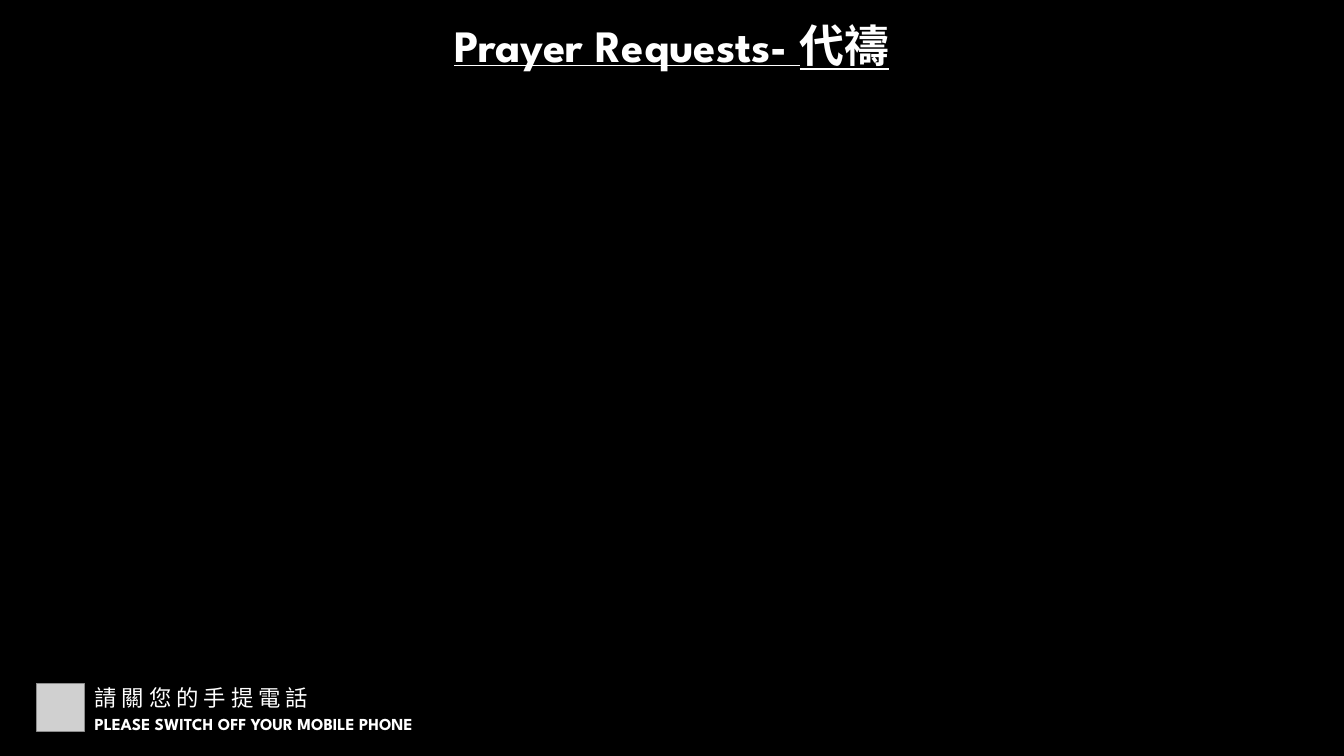
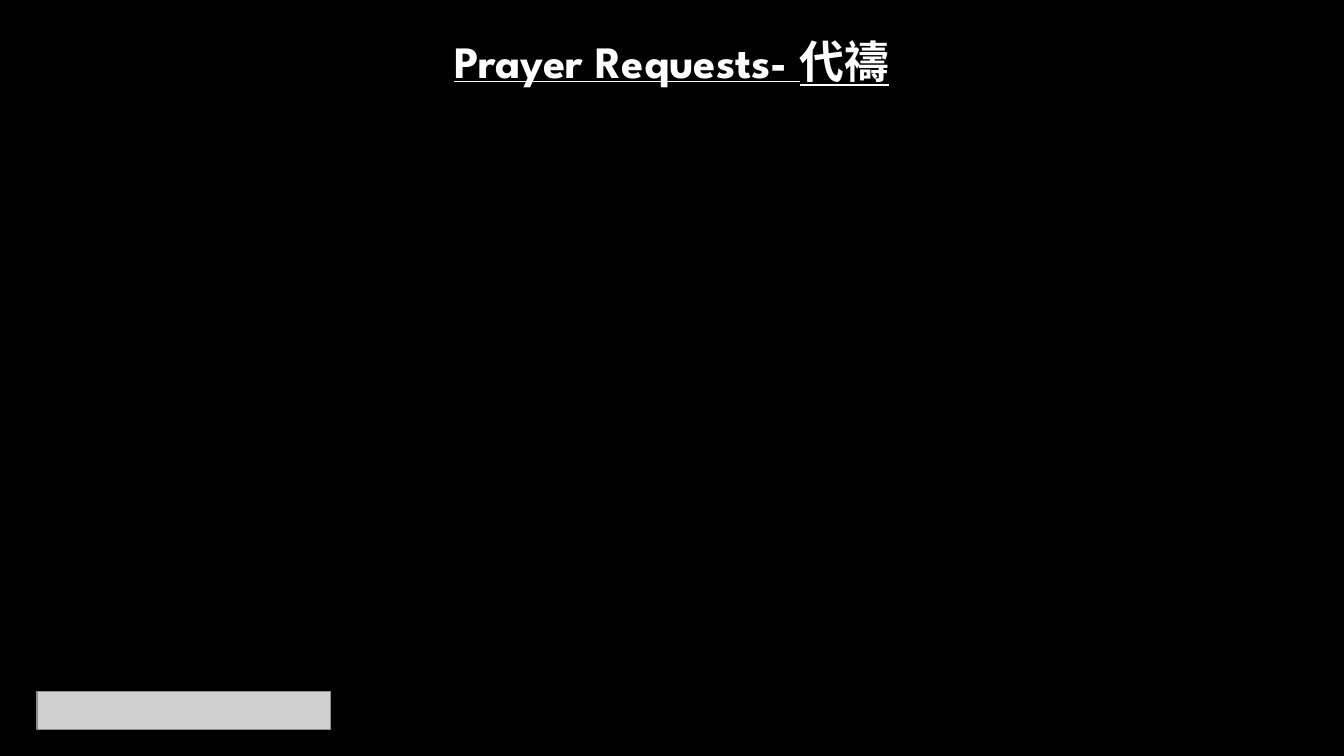
Before and after one commit to calebchanwy/tjc-powerpoint, a slide deck: slide 3 of TJCPowerPoint/bin/Debug/Files/ServiceWidescreen.pptx (slide 2 before the commit). Drawn at 1344x756 pixels with LibreOffice and Linux fonts; fonts in the diff are those of the drawing; grey boxes stand for pictures. Boxes give left, top, right and bottom in pixels: in the first picture for what was removed or moved away, otherwise in the second. Text is boxed around its words. In the diff, an @@ line names an element or a change of style, - is before the commit and + after.

```diff
--- a/TJCPowerPoint/bin/Debug/Files/ServiceWidescreen.pptx
+++ b/TJCPowerPoint/bin/Debug/Files/ServiceWidescreen.pptx
@@ text "Prayer Requests- 代禱": place and size @@
-text "Prayer Requests- 代禱" at (454, 24, 890, 72)
+text "Prayer Requests- 代禱" at (454, 40, 890, 88)
@@ picture removed at (37, 684, 85, 731) @@
@@ text removed at (94, 687, 308, 708) @@
-請 關 您 的 手 提 電 話
@@ picture added at (37, 692, 331, 730) @@
@@ text removed at (95, 718, 412, 731) @@
-PLEASE SWITCH OFF YOUR MOBILE PHONE
```
Also in this commit, not shown: 5 other slides changed, 1 slide added, 20 other files.
